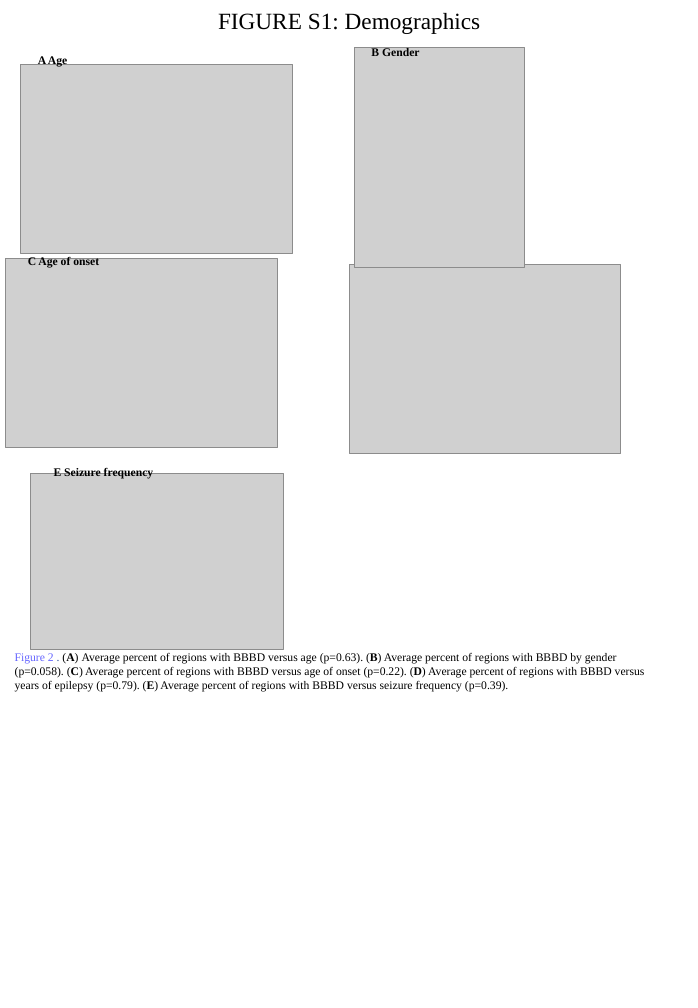
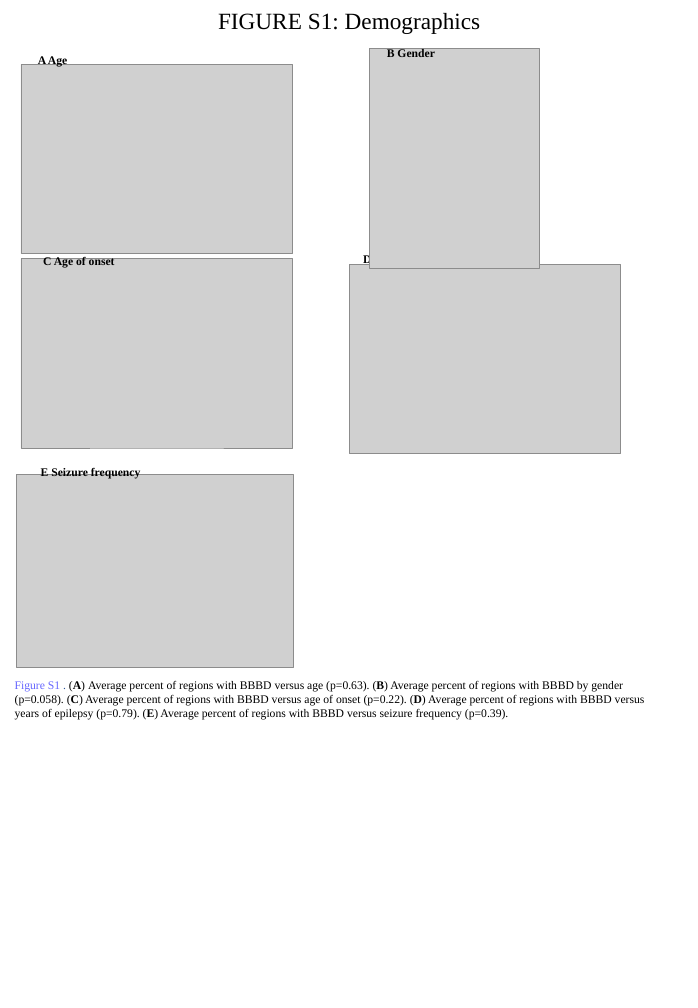
Before and after one commit to nircaf/BBB, a slide deck: slide 4 of Epilepsy-control figures slow nov 18 af.pptx. Drawn at 698x1008 pixels with LibreOffice and Linux fonts; fonts in the diff are those of the drawing; grey boxes stand for pictures. Boxes give left, top, right and bottom in pixels: in the first picture for what was removed or moved away, otherwise in the second. Text is boxed around its words. In the diff, an @@ line names an element or a change of style, - is before the commit and + after.

```diff
--- a/Epilepsy-control figures slow nov 18 af.pptx
+++ b/Epilepsy-control figures slow nov 18 af.pptx
@@ 2 texts, 2 pictures: place and size @@
-2 texts, 2 pictures at (6,47,525,448)
+2 texts, 2 pictures at (21,48,540,448)
@@ picture: place and size @@
-picture at (31,473,283,650)
+picture at (17,475,293,667)
@@ text "E Seizure frequency": place and size @@
-text "E Seizure frequency" at (54,467,154,479)
+text "E Seizure frequency" at (41,467,141,479)
@@ text at (15,681,645,720): text changed @@
-Figure 2 . (A) Average percent of regions with BBBD versus age (p=0.63). (B) Average percent of regions with BBBD by gender (p=0.058). (C) Average percent of regions with BBBD versus age of onset (p=0.22). (D) Average percent of regions with BBBD versus years of epilepsy (p=0.79). (E) Average percent of regions with BBBD versus seizure frequency (p=0.39).
+Figure S1 . (A) Average percent of regions with BBBD versus age (p=0.63). (B) Average percent of regions with BBBD by gender (p=0.058). (C) Average percent of regions with BBBD versus age of onset (p=0.22). (D) Average percent of regions with BBBD versus years of epilepsy (p=0.79). (E) Average percent of regions with BBBD versus seizure frequency (p=0.39).
```
Also in this commit, not shown: 4 other slides changed, 1 slide added, 18 other files.
